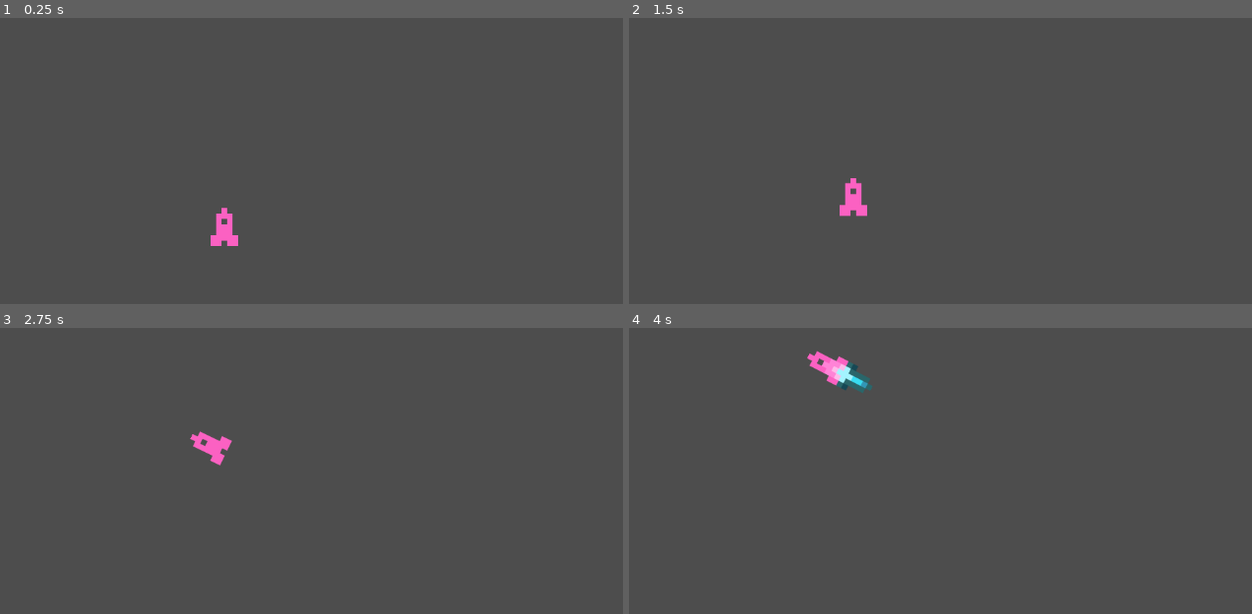
Above: before the commit, frames 1-4 (two rows, left to right).
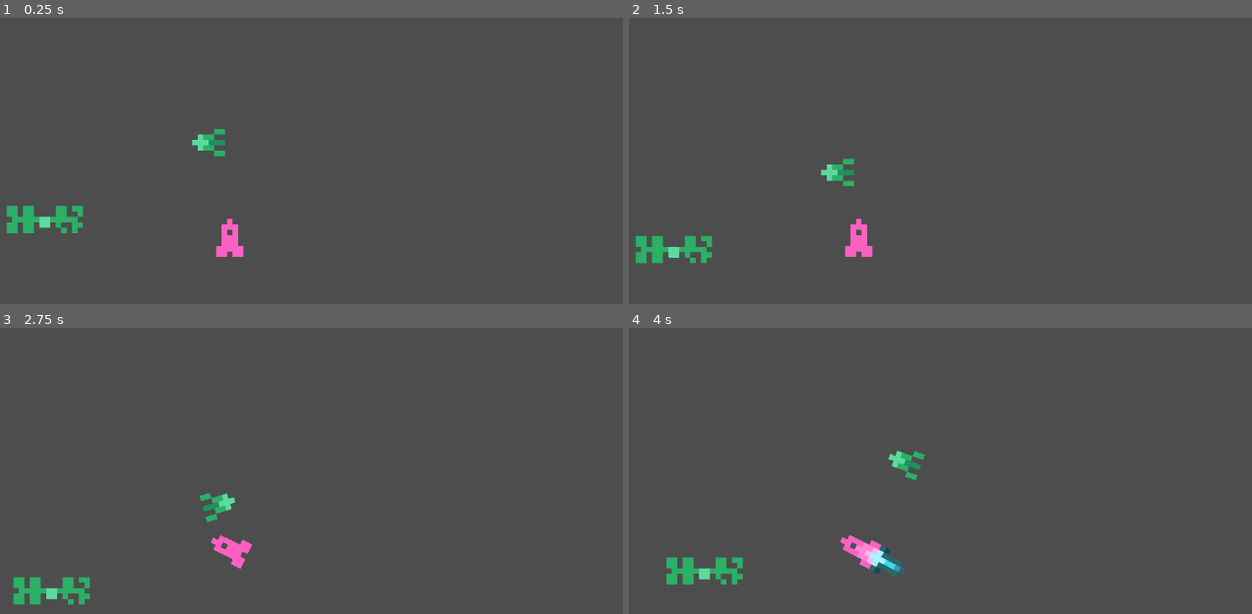
Above: after the commit, the same moments.

Repository: Salkin-Niklas/exgat
Game: Godot game, scene res://scenes/testing.tscn
Two runs of this game, one before a commit and one after it. Both use one fixed random seed, a clock stepped at 60 frames per second and the inputs below.
Inputs:
- Up to frame 1 (0.25 s): no input
- Up to frame 2 (1.5 s): tap Enter at 0.5 s; hold W (Boost) 0.53-1.28 s; tap W (Boost) at 1.35 s
- Up to frame 3 (2.75 s): hold A (TurnL) from 2.03 s (still down); tap W (Boost) at 2.3 s
- Up to frame 4 (4 s): release A (TurnL) at 2.78 s; tap D (TurnR) at 2.85 s; tap W (Boost) at 3.05 s; hold W (Boost) from 3.53 s (still down)

The runs differ from the first frame. In frame 1, 1.5% of the frame differs, in the area x 1-40%, y 38-84%; in frame 2, 1.8%; in frame 3, 1.8%; in frame 4, 2.5%, in the area x 6-48%, y 7-90%.

Commit message:
ADD: two sattelites

Diff:
--- a/project.godot
+++ b/project.godot
@@ -38,3 +38,7 @@
 , Object(InputEventJoypadMotion,"resource_local_to_scene":false,"resource_name":"","device":-1,"axis":1,"axis_value":-1.0,"script":null)
 ]
 }
+
+[rendering]
+
+textures/canvas_textures/default_texture_filter=0
--- a/scenes/player.tscn
+++ b/scenes/player.tscn
@@ -78,7 +78,30 @@
 "speed": 5.0
 }]
 
-[node name="Player" type="AnimatedSprite2D"]
+[sub_resource type="CapsuleShape2D" id="CapsuleShape2D_g2els"]
+radius = 14.0
+height = 58.0
+
+[node name="Player" type="CharacterBody2D"]
+floor_stop_on_slope = false
+floor_block_on_wall = false
+platform_floor_layers = 4294967040
+script = ExtResource("2_g2els")
+
+[node name="Sprite" type="AnimatedSprite2D" parent="."]
+position = Vector2(0, 23)
 sprite_frames = SubResource("SpriteFrames_fjrip")
 animation = &"idle"
-script = ExtResource("2_g2els")
+
+[node name="Camera2D" type="Camera2D" parent="."]
+limit_enabled = false
+
+[node name="Collision" type="CollisionShape2D" parent="."]
+position = Vector2(0, 2)
+shape = SubResource("CapsuleShape2D_g2els")
+
+[node name="HitEffectTimeout" type="Timer" parent="."]
+wait_time = 0.1
+one_shot = true
+
+[connection signal="timeout" from="HitEffectTimeout" to="." method="_on_hit_effect_timeout_timeout"]
--- /dev/null
+++ b/scenes/scrap_satellite1.tscn
@@ -0,0 +1,30 @@
+[gd_scene load_steps=5 format=3 uid="uid://r5qgx22kvmim"]
+
+[ext_resource type="Texture2D" uid="uid://dtdwkb18w1ond" path="res://assets/scrap/satellite_1.png" id="1_afgg1"]
+
+[sub_resource type="CircleShape2D" id="CircleShape2D_afgg1"]
+radius = 11.0
+
+[sub_resource type="SegmentShape2D" id="SegmentShape2D_afgg1"]
+a = Vector2(-11, -9)
+b = Vector2(24, -17)
+
+[sub_resource type="SegmentShape2D" id="SegmentShape2D_or5ha"]
+a = Vector2(-12, 9)
+b = Vector2(24, 17)
+
+[node name="Node2D" type="RigidBody2D"]
+mass = 10.0
+
+[node name="Sprite2D" type="Sprite2D" parent="."]
+texture = ExtResource("1_afgg1")
+
+[node name="CollisionShape2D" type="CollisionShape2D" parent="."]
+position = Vector2(-12, 0)
+shape = SubResource("CircleShape2D_afgg1")
+
+[node name="CollisionShape2D2" type="CollisionShape2D" parent="."]
+shape = SubResource("SegmentShape2D_afgg1")
+
+[node name="CollisionShape2D3" type="CollisionShape2D" parent="."]
+shape = SubResource("SegmentShape2D_or5ha")
--- /dev/null
+++ b/scenes/scrap_satellite2.tscn
@@ -0,0 +1,35 @@
+[gd_scene load_steps=5 format=3 uid="uid://8i80sac37yyb"]
+
+[ext_resource type="Texture2D" uid="uid://bitsn5nkgpf1n" path="res://assets/scrap/satellite2.png" id="1_r427m"]
+
+[sub_resource type="CircleShape2D" id="CircleShape2D_7g3yk"]
+radius = 11.058976
+
+[sub_resource type="RectangleShape2D" id="RectangleShape2D_mgo3m"]
+size = Vector2(40, 40)
+
+[sub_resource type="SegmentShape2D" id="SegmentShape2D_d4bi0"]
+a = Vector2(-17, 0)
+b = Vector2(16, 0)
+
+[node name="Node2D" type="RigidBody2D"]
+gravity_scale = 0.0
+
+[node name="Sprite2D" type="Sprite2D" parent="."]
+texture = ExtResource("1_r427m")
+
+[node name="CollisionShape2D" type="CollisionShape2D" parent="."]
+position = Vector2(0, 2.9999998)
+scale = Vector2(-0.8138186, 0.67475325)
+shape = SubResource("CircleShape2D_7g3yk")
+
+[node name="CollisionShape2D2" type="CollisionShape2D" parent="."]
+position = Vector2(36, 0)
+shape = SubResource("RectangleShape2D_mgo3m")
+
+[node name="CollisionShape2D3" type="CollisionShape2D" parent="."]
+position = Vector2(-36, 0)
+shape = SubResource("RectangleShape2D_mgo3m")
+
+[node name="CollisionShape2D4" type="CollisionShape2D" parent="."]
+shape = SubResource("SegmentShape2D_d4bi0")
--- a/scenes/testing.tscn
+++ b/scenes/testing.tscn
@@ -1,8 +1,17 @@
-[gd_scene load_steps=2 format=3 uid="uid://brmeikc54gphp"]
+[gd_scene load_steps=4 format=3 uid="uid://brmeikc54gphp"]
 
 [ext_resource type="PackedScene" uid="uid://cpanwsqsc672a" path="res://scenes/player.tscn" id="1_ryjsw"]
+[ext_resource type="PackedScene" uid="uid://r5qgx22kvmim" path="res://scenes/scrap_satellite1.tscn" id="2_pcu7d"]
+[ext_resource type="PackedScene" uid="uid://8i80sac37yyb" path="res://scenes/scrap_satellite2.tscn" id="3_l6grw"]
 
 [node name="Node2D" type="Node2D"]
 
 [node name="Player" parent="." instance=ExtResource("1_ryjsw")]
 position = Vector2(568, 331)
+
+[node name="Node2D" parent="." instance=ExtResource("2_pcu7d")]
+position = Vector2(537, 190)
+gravity_scale = 0.0
+
+[node name="Node2D2" parent="." instance=ExtResource("3_l6grw")]
+position = Vector2(297, 303)
--- a/scripts/player.gd
+++ b/scripts/player.gd
@@ -1,15 +1,31 @@
-extends AnimatedSprite2D
+extends CharacterBody2D
 
-var force: Vector2 = Vector2()
 const TURNING_SPEED: float = 1.6
+const FRICTION: float = 0.1 # TODO implement ?
 const BOOST_FORCE: float = 100
 
+var health: int = 3
+
+signal health_changed(health: int)
+
+func _physics_process(_delta):
+	# after calling move_and_slide()
+	for i in get_slide_collision_count():
+		var c := get_slide_collision(i)
+		if c.get_collider() is RigidBody2D:
+			var impulse: Vector2 = Vector2(sin(rotation), cos(rotation))#-c.get_normal()/Vector2(sin(rotation), cos(rotation)) #* velocity.length()/10
+			c.get_collider().apply_impulse(impulse, c.get_position())
+			#if impulse.length() > 10 and $HitEffectTimeout.is_stopped():
+			health -= 1
+			health_changed.emit(health)
+			$HitEffectTimeout.start()
+			$Sprite.modulate = Color(2,2,2)
 
 func _process(delta: float) -> void:
 	var base: String = "idle"
 	if Input.is_action_pressed("Boost"):
-		force.x += BOOST_FORCE*delta * sin(rotation)
-		force.y -= BOOST_FORCE*delta * cos(rotation)
+		velocity.x += BOOST_FORCE*delta * sin(rotation)
+		velocity.y -= BOOST_FORCE*delta * cos(rotation)
 		base = "boost"
 	if Input.is_action_pressed("TurnL"):
 		rotation -= TURNING_SPEED*delta
@@ -18,7 +34,11 @@
 		rotation += TURNING_SPEED*delta
 		base += "L"
 
-	position += force*delta
+	move_and_slide()
 	if randi() % 2 == 0:
-		animation = base
-	else: animation = "idle"
+		$Sprite.animation = base
+	else: $Sprite.animation = "idle"
+
+
+func _on_hit_effect_timeout_timeout() -> void:
+	$Sprite.modulate = Color(1,1,1)
Binary file added: assets/scrap/satellite2.png
Not shown, added: assets/scrap/satellite2.png.import
Binary file added: assets/scrap/satellite_1.png
Not shown, added: assets/scrap/satellite_1.png.import
Not shown: 1 places in scenes/player.tscn that only renumber resources
